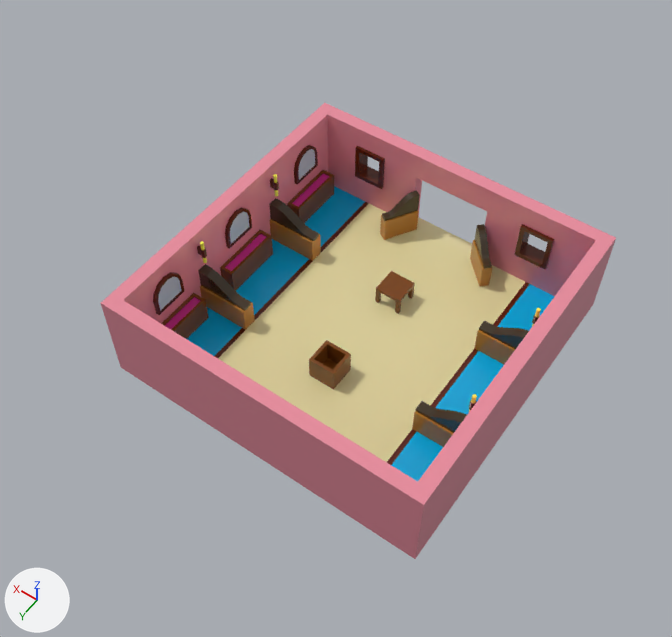
Renders of the FBX model Assets/Models/Environment/RoomStaticMesh.fbx from each side of a commit.
Camera for both pictures: a camera (50 mm lens) standing at (-0.215, 0.334, 0.526) and looking at (-0.001, 0.035, 0.056). Arrows for +X, +Y and +Z are at lower left; the lights stay in place. Where no turn or scale is listed for an object, it has been applied to the vertices.

Before the edit, the objects in view are built like this:
```python
me_mesh = bpy.data.meshes.new('Mesh')
me_mesh.from_pydata(...)  # 908 vertices, 895 faces; spans x -0.12..0.12, y -0.12..0.12, z -0.035..0.035
me_mesh.materials.append(mat_worldtexture)  # picture img_worldtexture_png
ob_walls2 = bpy.data.objects.new('walls2', me_mesh)
ob_walls2.location = (0.0, 0.0, 0.0349)
```
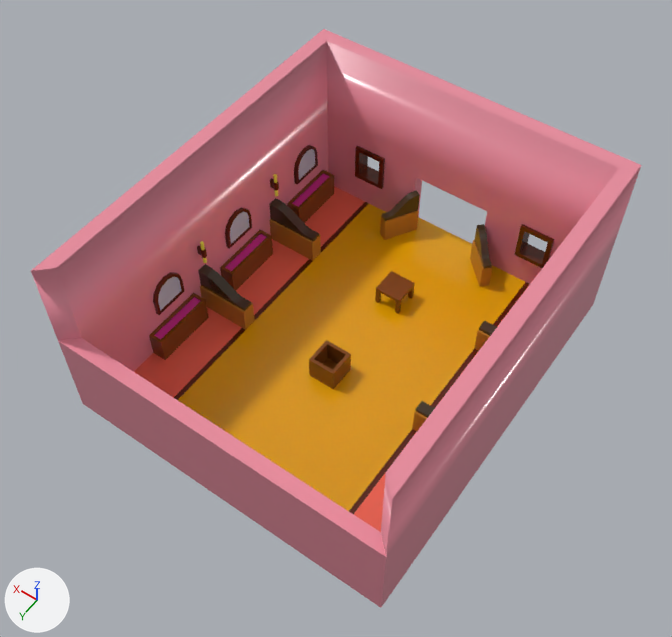
Commit message: updated room

Pixel boxes [x1, y1, x2, y2] of what changed, in the pictures (672 x 637 px):
'walls2', reshaped (18% wider, 27% taller)
    before: [101, 103, 616, 559]
    after: [31, 29, 641, 608]
part 1 of me_mesh, built on
    before: [101, 103, 616, 559]
    after: [31, 29, 641, 608]
part 2 of me_mesh, surface changed (beige to orange)
    both: [187, 186, 528, 464]

The change, as a list of edits to the scene's bpy script:
```text
Change me_mesh:
    used by ob_walls2; location = (0.0, 0.0, 0.0349)
    remove me_mesh.from_pydata(...)  # 908 vertices, 895 faces; spans x -0.12..0.12, y -0.12..0.12, z -0.035..0.035
    add me_mesh.from_pydata(...)  # 920 vertices, 907 faces; spans x -0.12..0.12, y -0.12..0.156, z -0.035..0.1
    me_mesh part 1
    5 faces are deleted
    6 vertices in x -0.12..0.12, y 0.12, z -0.035 move by (0.0, 0.029, 0.0)
    4 vertices in x -0.12..0.12, y 0.12, z -0.035..0.035 move by (0.0, 0.036, 0.0)
    4 vertices in x -0.11..0.11, y 0.11, z -0.035..0.035 move by (0.0, 0.037, 0.0)
    12 new vertices lie (0.0, 0.0, 0.065) away from vertices in x -0.12..0.12, y -0.12..0.12, z 0.035
    17 new faces join them
    me_mesh part 2: 3 kept faces spanning x -0.12..0.12, y -0.12..0.149, z -0.035 get new texture (UV) coordinates
```
